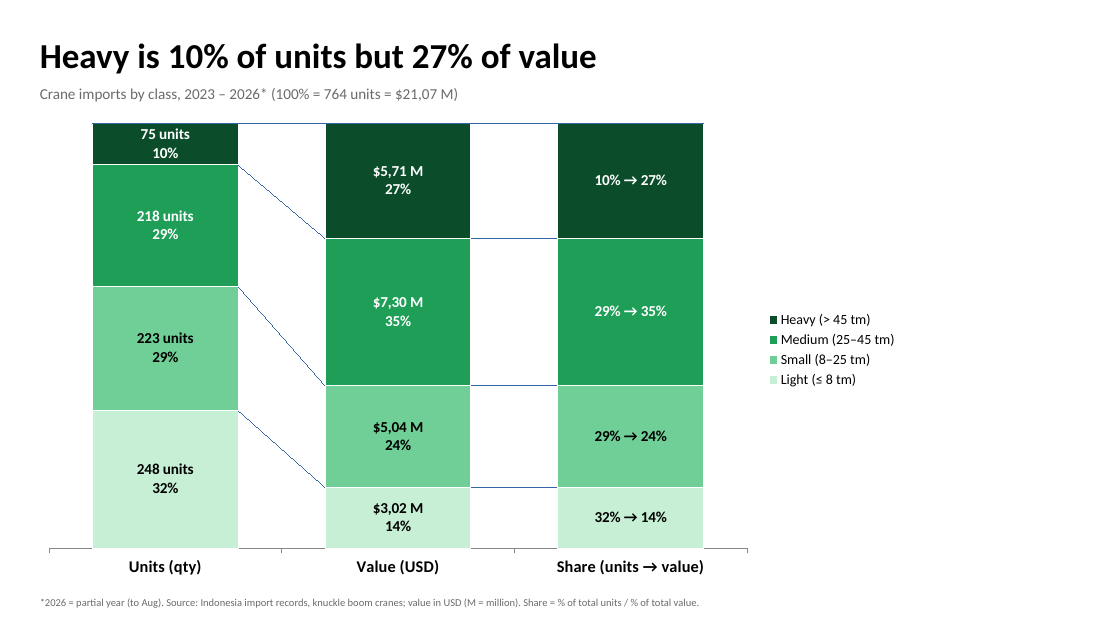
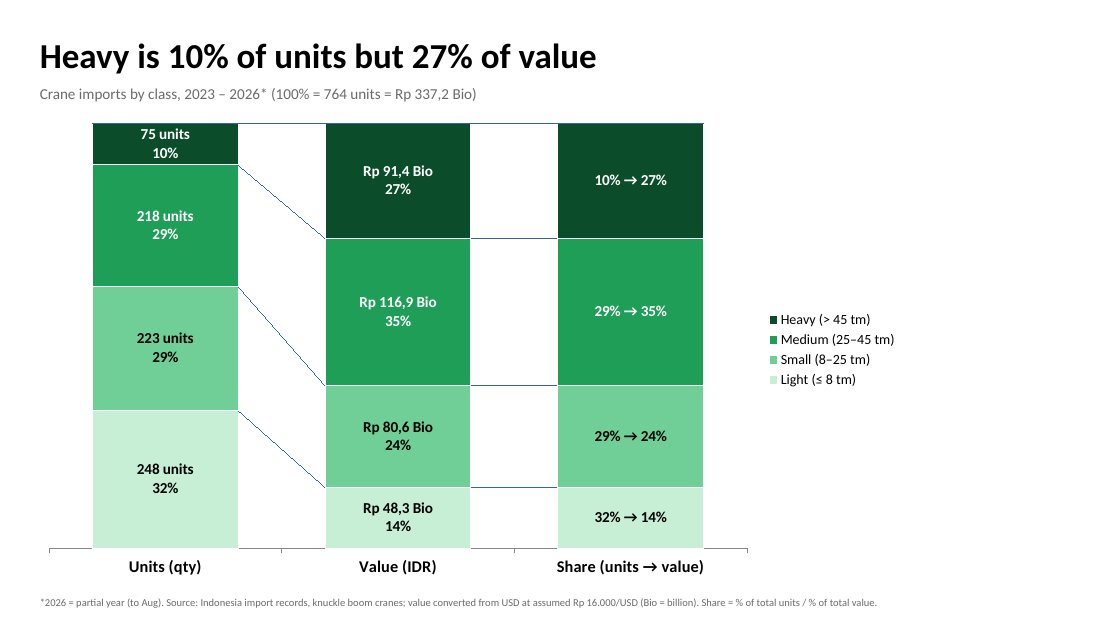
Before and after one commit to Godson7777/6month, a slide deck: slide 1 of nedp_deck/McK_3bar_Units_Value_Share.pptx. Drawn at 1120x630 pixels with LibreOffice and Linux fonts; fonts in the diff are those of the drawing. Boxes give left, top, right and bottom in pixels: in the first picture for what was removed or moved away, otherwise in the second. Text is boxed around its words. In the diff, an @@ line names an element or a change of style, - is before the commit and + after.

```diff
--- a/nedp_deck/McK_3bar_Units_Value_Share.pptx
+++ b/nedp_deck/McK_3bar_Units_Value_Share.pptx
@@ text at box(40, 88, 477, 102): text changed @@
-Crane imports by class, 2023 – 2026* (100% = 764 units = $21,07 M)
+Crane imports by class, 2023 – 2026* (100% = 764 units = Rp 337,2 Bio)
@@ column stacked 100% chart at box(32, 113, 907, 586) @@
-categories: Units (qty), Value (USD), Share (units → value)
+categories: Units (qty), Value (IDR), Share (units → value)
@@ data labels of Light (≤ 8 tm) added @@
@@ data labels of Small (8–25 tm) added @@
@@ data labels of Medium (25–45 tm) added @@
@@ data labels of Heavy (> 45 tm) added @@
@@ text at box(40, 598, 877, 608): text changed @@
-*2026 = partial year (to Aug). Source: Indonesia import records, knuckle boom cranes; value in USD (M = million). Share = % of total units / % of total value.
+*2026 = partial year (to Aug). Source: Indonesia import records, knuckle boom cranes; value converted from USD at assumed Rp 16.000/USD (Bio = billion). Share = % of total units / % of total value.
```
Also in this commit, not shown: 3 other files.
